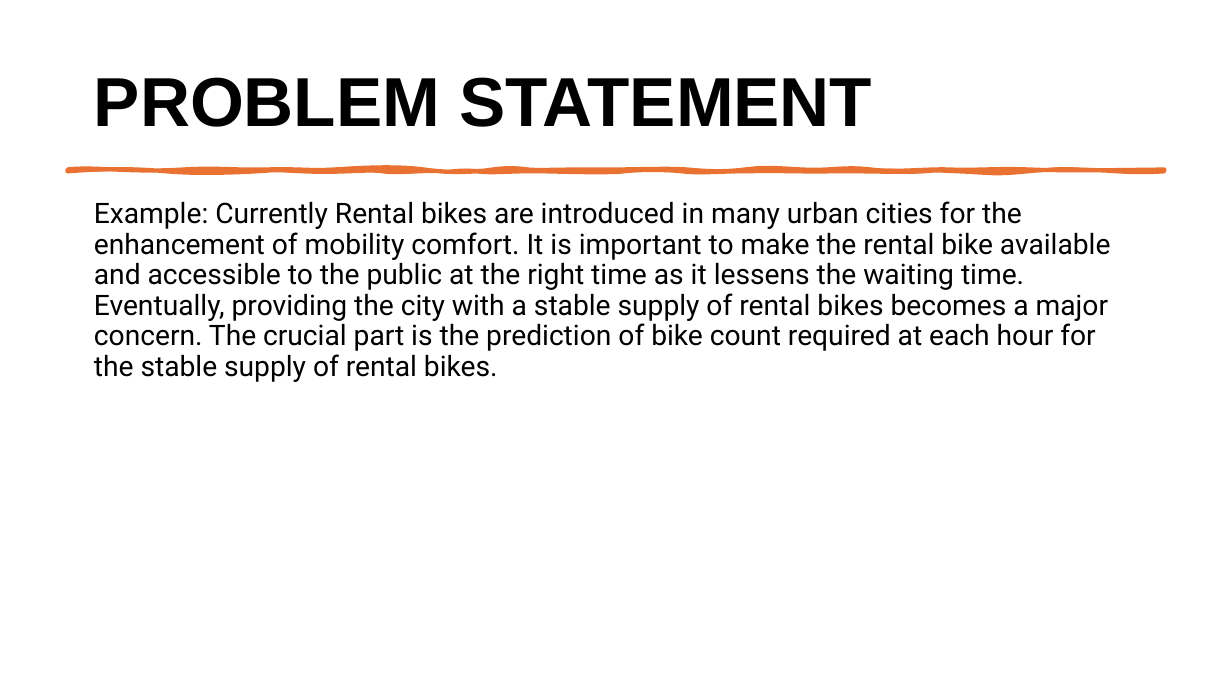
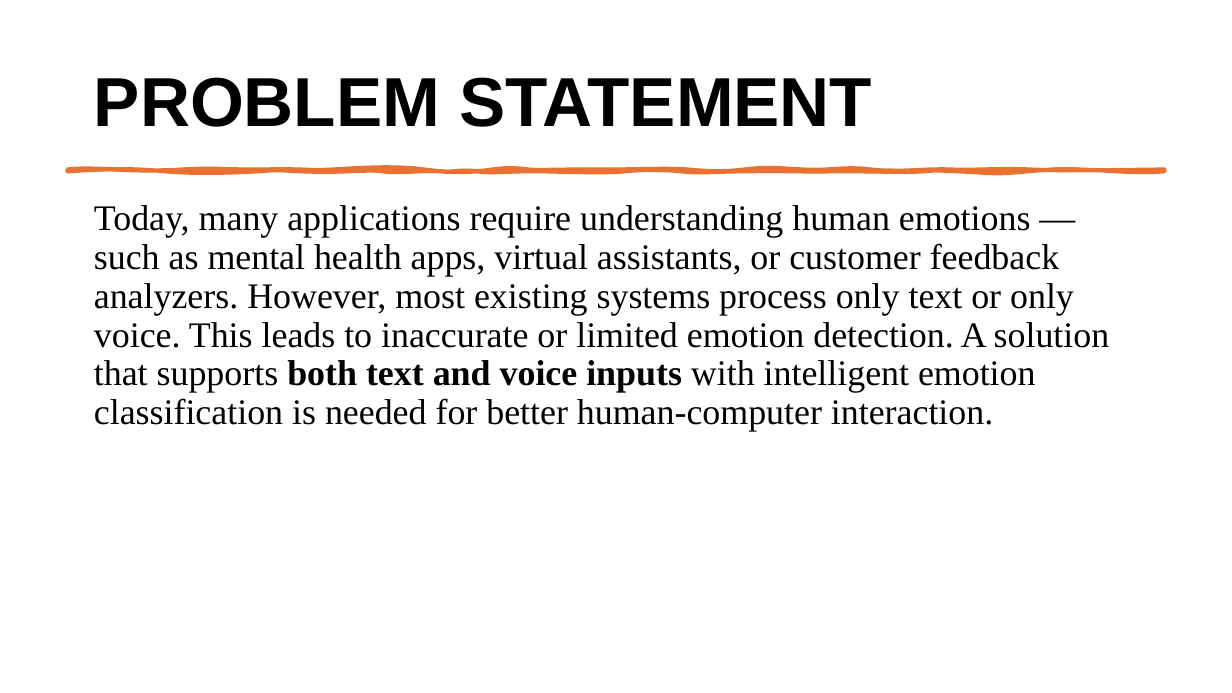
Before and after one commit to Rakshan1407/Edunet_Project, a slide deck: slide 3 of Project_ML.pptx. Drawn at 1232x693 pixels with LibreOffice and Linux fonts; fonts in the diff are those of the drawing. Boxes give left, top, right and bottom in pixels: in the first picture for what was removed or moved away, otherwise in the second. Text is boxed around its words. In the diff, an @@ line names an element or a change of style, - is before the commit and + after.

```diff
--- a/Project_ML.pptx
+++ b/Project_ML.pptx
@@ text at [94,205,1110,432]: text changed; size 22 to 28 pt; font Roboto to Times New Roman @@
-Example: Currently Rental bikes are introduced in many urban cities for the enhancement of mobility comfort. It is important to make the rental bike available and accessible to the public at the right time as it lessens the waiting time. Eventually, providing the city with a stable supply of rental bikes becomes a major concern. The crucial part is the prediction of bike count required at each hour for the stable supply of rental bikes.
+Today, many applications require understanding human emotions — such as mental health apps, virtual assistants, or customer feedback analyzers. However, most existing systems process only text or only voice. This leads to inaccurate or limited emotion detection. A solution that supports both text and voice inputs with intelligent emotion classification is needed for better human-computer interaction.
```
Also in this commit, not shown: 6 other slides changed, 2 slides added, 2 slides removed.
